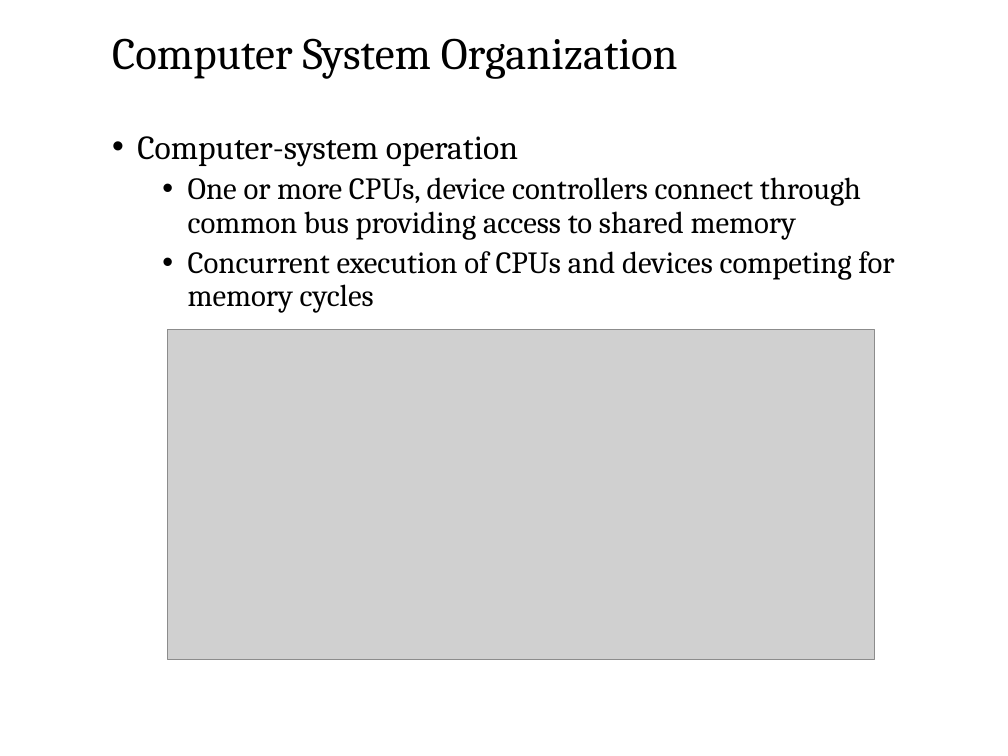
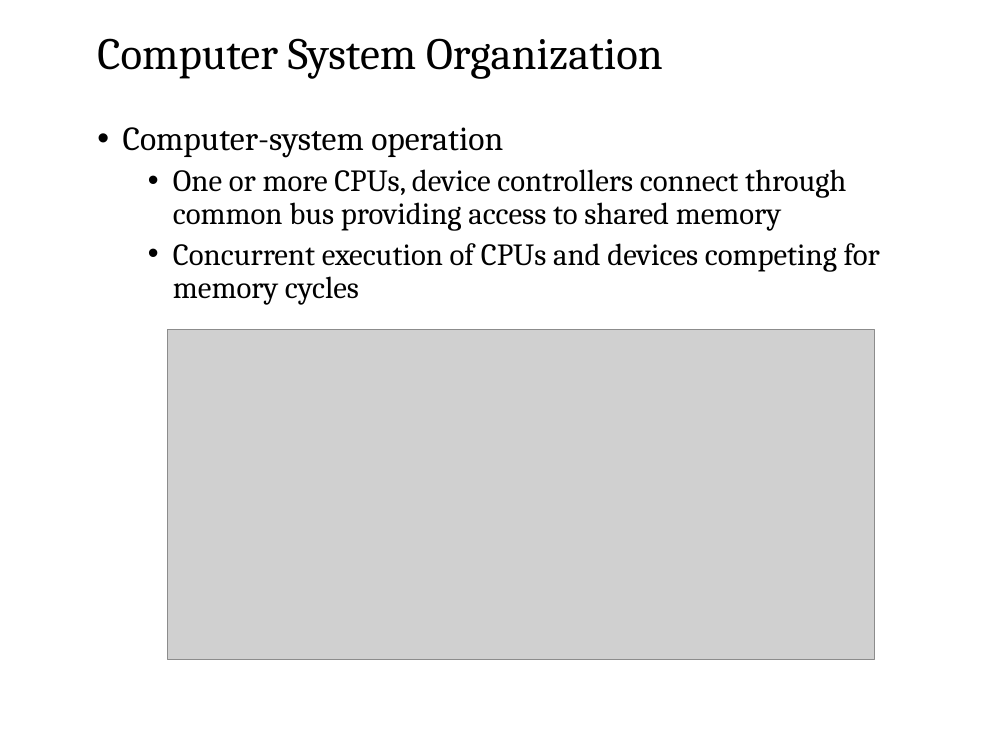
Before and after one commit to josiahkeaton/Training-Materials, a slide deck: slide 12 of Software Testing/Fundamentals of Computer & OS Concepts/ch1.ppt. Drawn at 1008x756 pixels with LibreOffice and Linux fonts; fonts in the diff are those of the drawing; grey boxes stand for pictures; background and template pictures are left out. Boxes give left, top, right and bottom in pixels: in the first picture for what was removed or moved away, otherwise in the second. Text is boxed around its words. In the diff, an @@ line names an element or a change of style, - is before the commit and + after.

```diff
--- a/Software Testing/Fundamentals of Computer & OS Concepts/ch1.ppt
+++ b/Software Testing/Fundamentals of Computer & OS Concepts/ch1.ppt
@@ title "Computer System Organization": place and size @@
-title "Computer System Organization" at [112, 38, 678, 79]
+title "Computer System Organization" at [97, 38, 663, 79]
@@ text "Computer-system operation": place and size @@
-text "Computer-system operation" at [137, 136, 894, 313]
+text "Computer-system operation" at [123, 127, 880, 305]
```
Also in this commit, not shown: 31 other slides changed, 24 other files.
